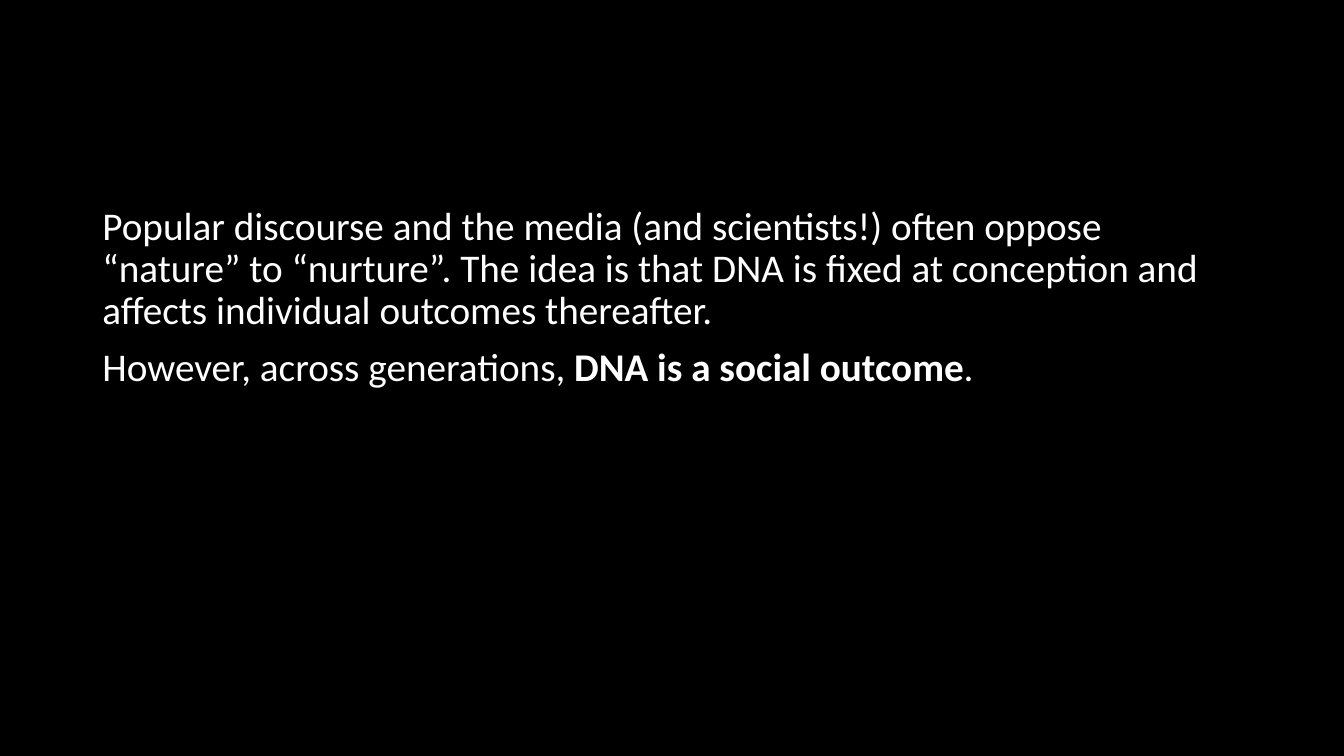
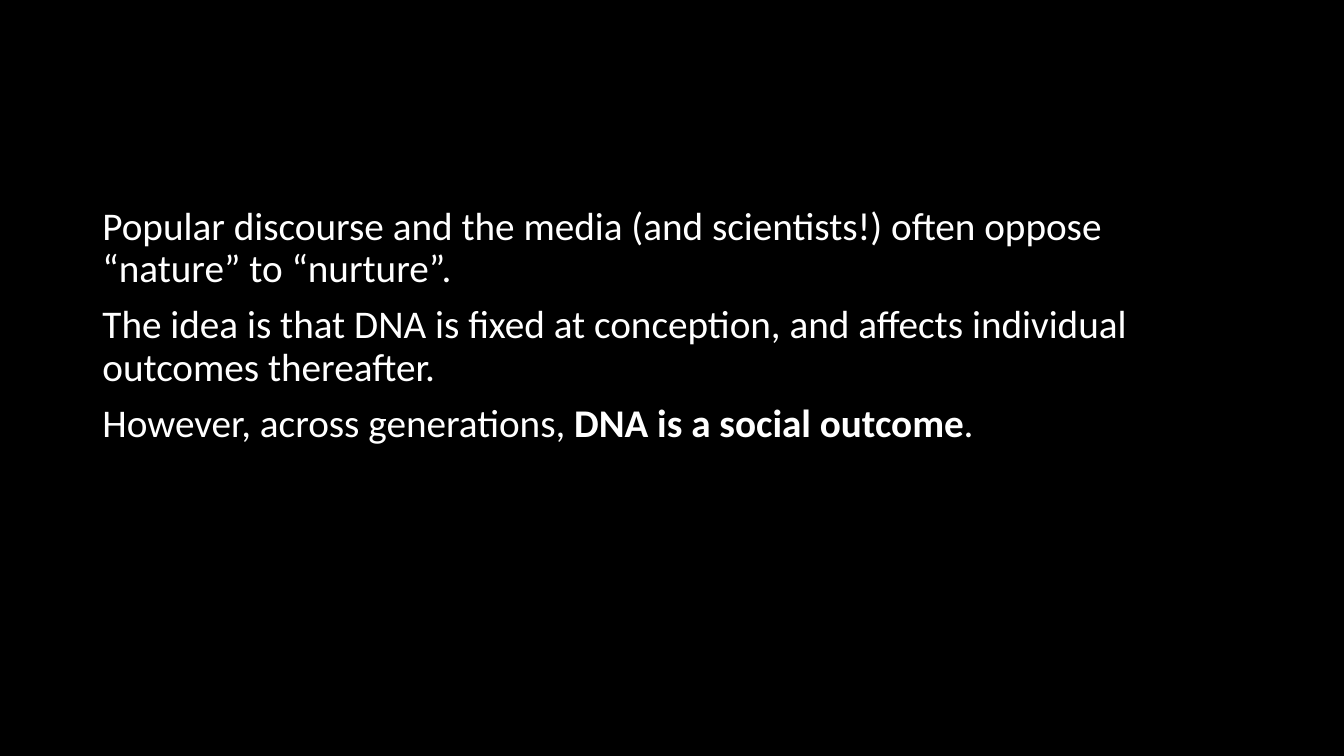
Before and after one commit to hughjonesd/trading-genetics, a slide deck: slide 25 of UEA presentation.pptx (slide 24 before the commit). Drawn at 1344x756 pixels with LibreOffice and Linux fonts; fonts in the diff are those of the drawing. Boxes give left, top, right and bottom in pixels: in the first picture for what was removed or moved away, otherwise in the second. Text is boxed around its words. In the diff, an @@ line names an element or a change of style, - is before the commit and + after.

```diff
--- a/UEA presentation.pptx
+++ b/UEA presentation.pptx
@@ text at (x1=102, y1=211, x2=1127, y2=382): text changed @@
-Popular discourse and the media (and scientists!) often oppose “nature” to “nurture”. The idea is that DNA is fixed at conception and affects individual outcomes thereafter.
+Popular discourse and the media (and scientists!) often oppose “nature” to “nurture”.
+The idea is that DNA is fixed at conception, and affects individual outcomes thereafter.
```
Also in this commit, not shown: 4 other slides changed, 1 slide added, 4 other files.
